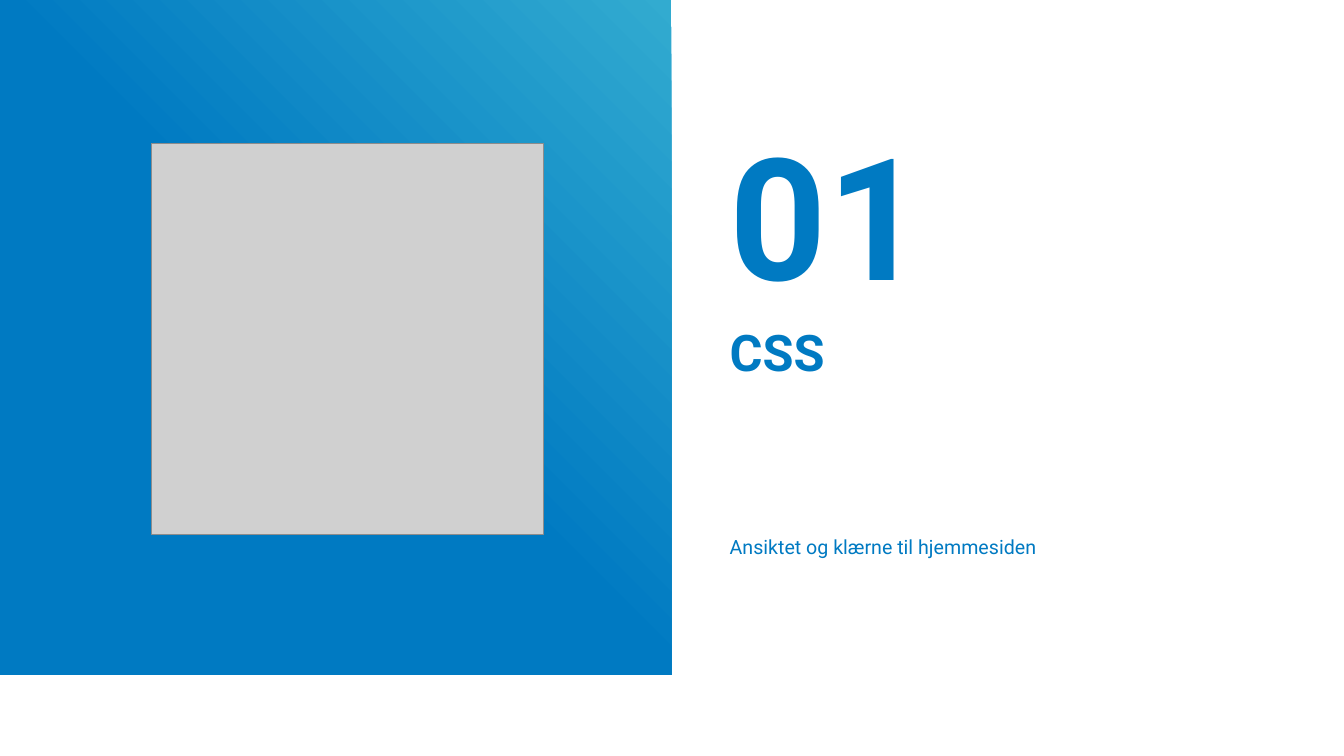
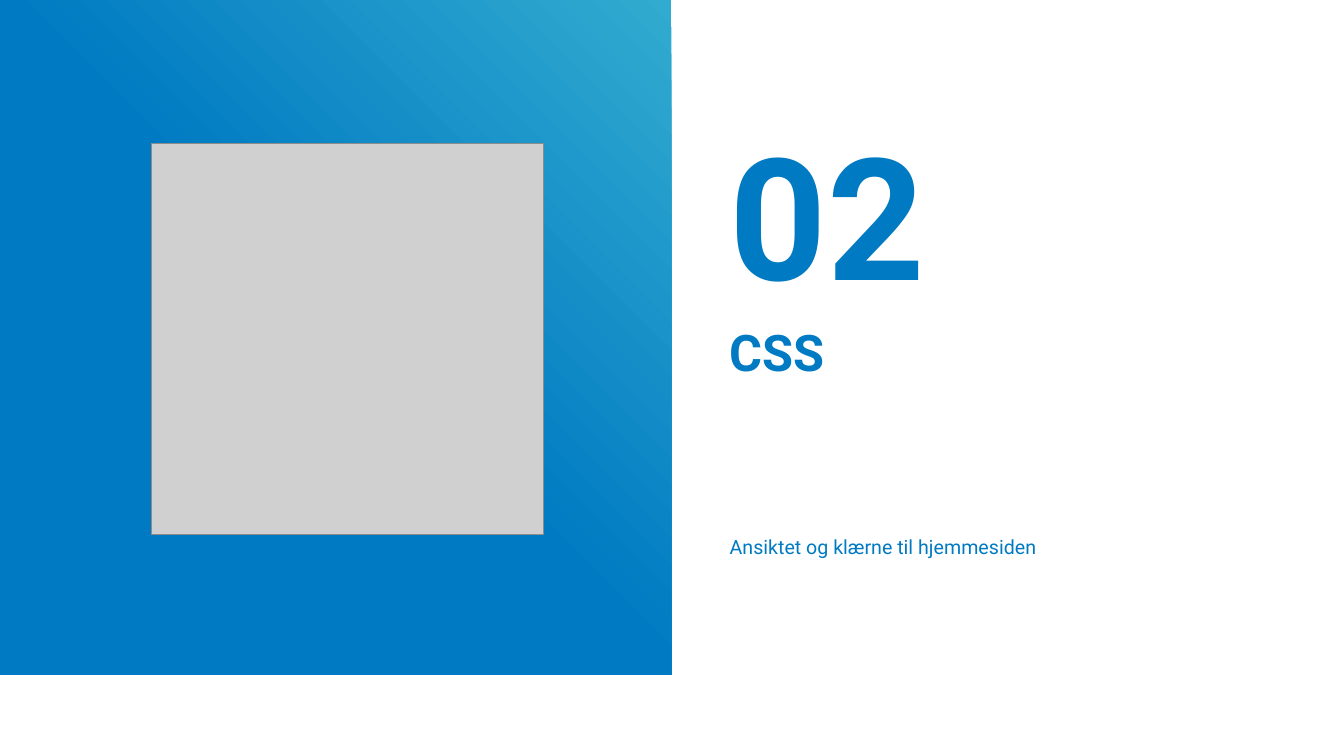
Before and after one commit to pibendik/KursSopraSteria2020, a slide deck: slide 10 of presentasjon.potx (slide 11 before the commit). Drawn at 1344x756 pixels with LibreOffice and Linux fonts; fonts in the diff are those of the drawing; grey boxes stand for pictures; background and template pictures are left out. Boxes give left, top, right and bottom in pixels: in the first picture for what was removed or moved away, otherwise in the second. Text is boxed around its words. In the diff, an @@ line names an element or a change of style, - is before the commit and + after.

```diff
--- a/presentasjon.potx
+++ b/presentasjon.potx
@@ title at bbox=[730, 157, 925, 282]: text changed @@
-01
+02
```
Also in this commit, not shown: 3 other slides changed, 14 slides added, 2 slides removed, 8 other files.
